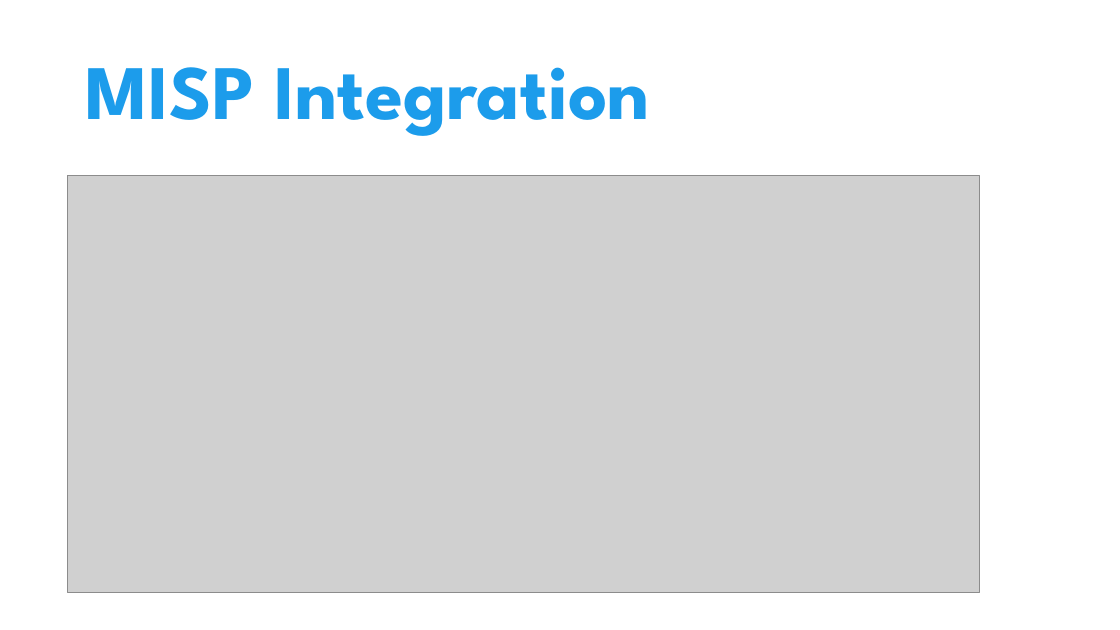
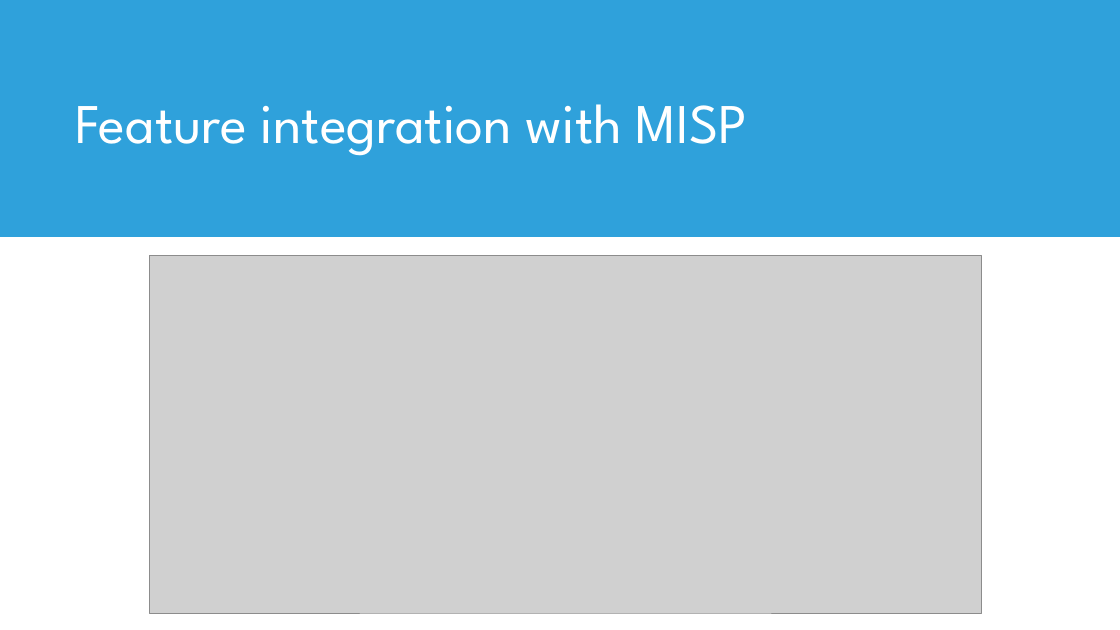
Before and after one commit to pinkflawd/IoCannon, a slide deck: slide 29 of draft.pptx (slide 24 before the commit). Drawn at 1120x630 pixels with LibreOffice and Linux fonts; fonts in the diff are those of the drawing; grey boxes stand for pictures. Boxes give left, top, right and bottom in pixels: in the first picture for what was removed or moved away, otherwise in the second. Text is boxed around its words. In the diff, an @@ line names an element or a change of style, - is before the commit and + after.

```diff
--- a/draft.pptx
+++ b/draft.pptx
@@ rectangle added at (0,0,1120,237), fill #2FA1DB @@
@@ title removed at (85,67,650,136) @@
-MISP Integration
@@ text added at (75,104,748,156), 48 pt, text #FFFFFF @@
+Feature integration with MISP
@@ picture: place and size @@
-picture at (67,176,980,593)
+picture at (150,255,981,613)
```
Also in this commit, not shown: 5 other slides changed, 9 slides added, 5 slides removed.
